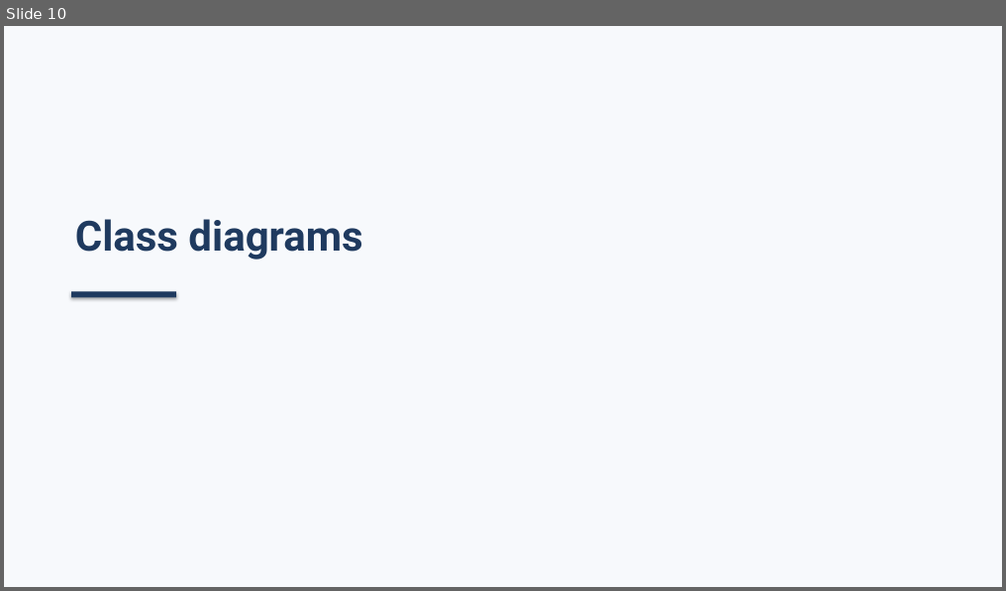
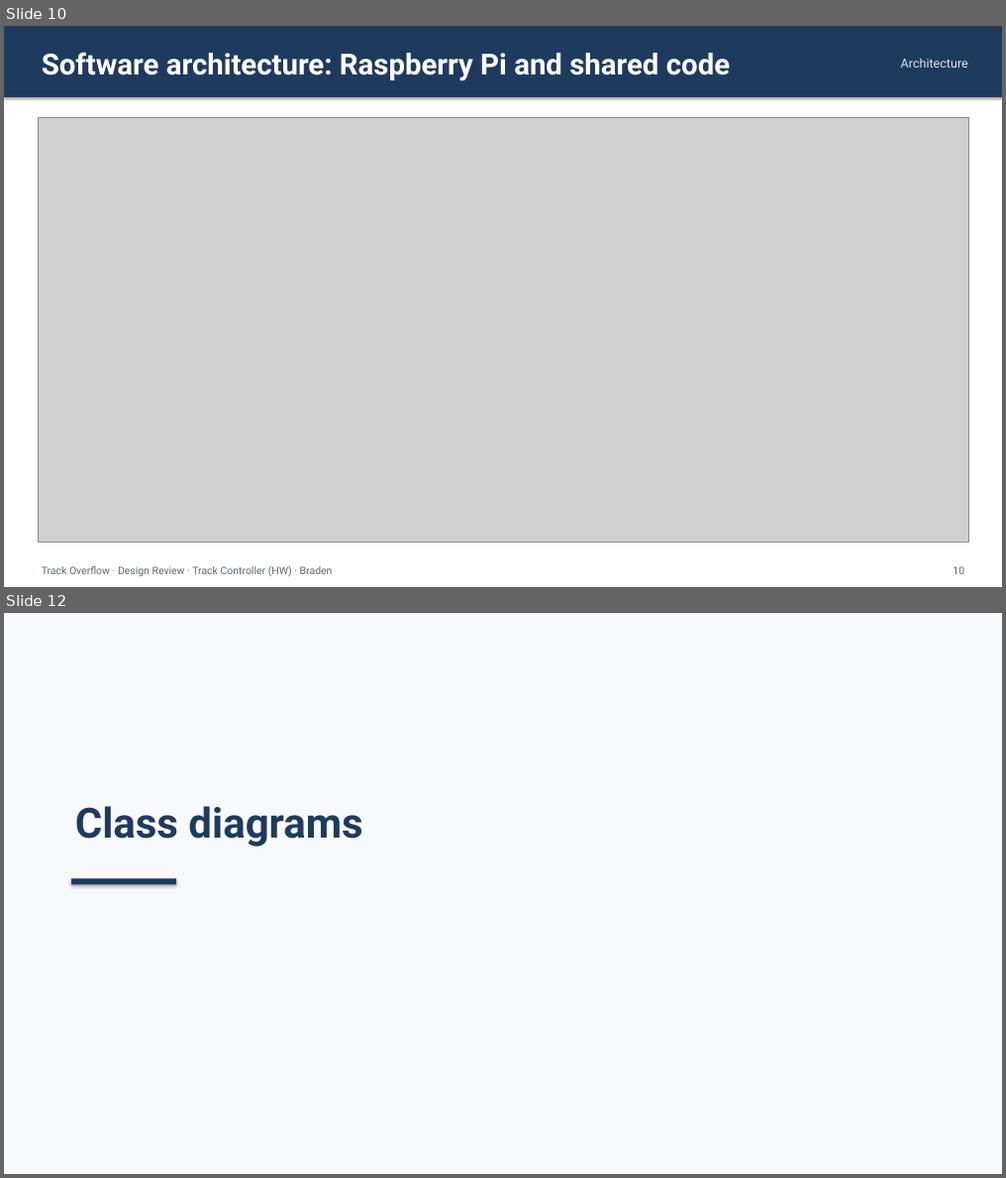
Before and after one commit to Landiss04/Track-Overflow, a slide deck: documents/slides/design_review_track_ctrl_hw.pptx. Shown one above the other, each under a label of ours: slide 10 before the commit, slides 10 and 12 after it; the slides between them are not shown. The pictures are 1006x591 and 1006x1178 pixels, drawn with LibreOffice and Linux fonts; fonts in the diff are those of the drawing; grey boxes stand for pictures. Boxes give left, top, right and bottom in pixels: in the first picture for what was removed or moved away, otherwise in the second. Text is boxed around its words. In the diff, an @@ line names an element or a change of style, - is before the commit and + after.

Commit message:
Design review deck: larger, split class diagrams; zoomed architecture
- Split the host-side, core and boundary-type class diagrams into
  smaller diagrams, one per slide, so each fills the slide width.
- Added zoomed host PC and Raspberry Pi crops of the architecture
  diagram, following hand edits to the deck.
- Diagram slides start right under the title bar; edge-to-edge slides
  drop the footer.
- Removed in-image titles from every diagram (the slide and SDD
  headings name them).

```diff
--- a/documents/slides/design_review_track_ctrl_hw.pptx
+++ b/documents/slides/design_review_track_ctrl_hw.pptx
@@ slide 10 added at (4, 26, 1002, 587), background #FFFFFF @@
@@ rectangle added at (4, 26, 1002, 97), fill #1F3A5F @@
@@ text added at (42, 52, 730, 81), 28 pt, text #FFFFFF, bold @@
+Software architecture: Raspberry Pi and shared code
@@ text added at (901, 58, 968, 68), 12 pt, text #D9E2EC @@
+Architecture
@@ picture added at (38, 118, 968, 543) @@
@@ text added at (42, 567, 333, 576), 10 pt, text #5B6775 @@
+Track Overflow · Design Review · Track Controller (HW) · Braden
@@ text added at (952, 567, 964, 574), 10 pt, text #5B6775 @@
+10
@@ what was slide 10 is now slide 12 @@
```
Also in this commit, not shown: 21 slides changed, 5 other slides added, 41 other files.
